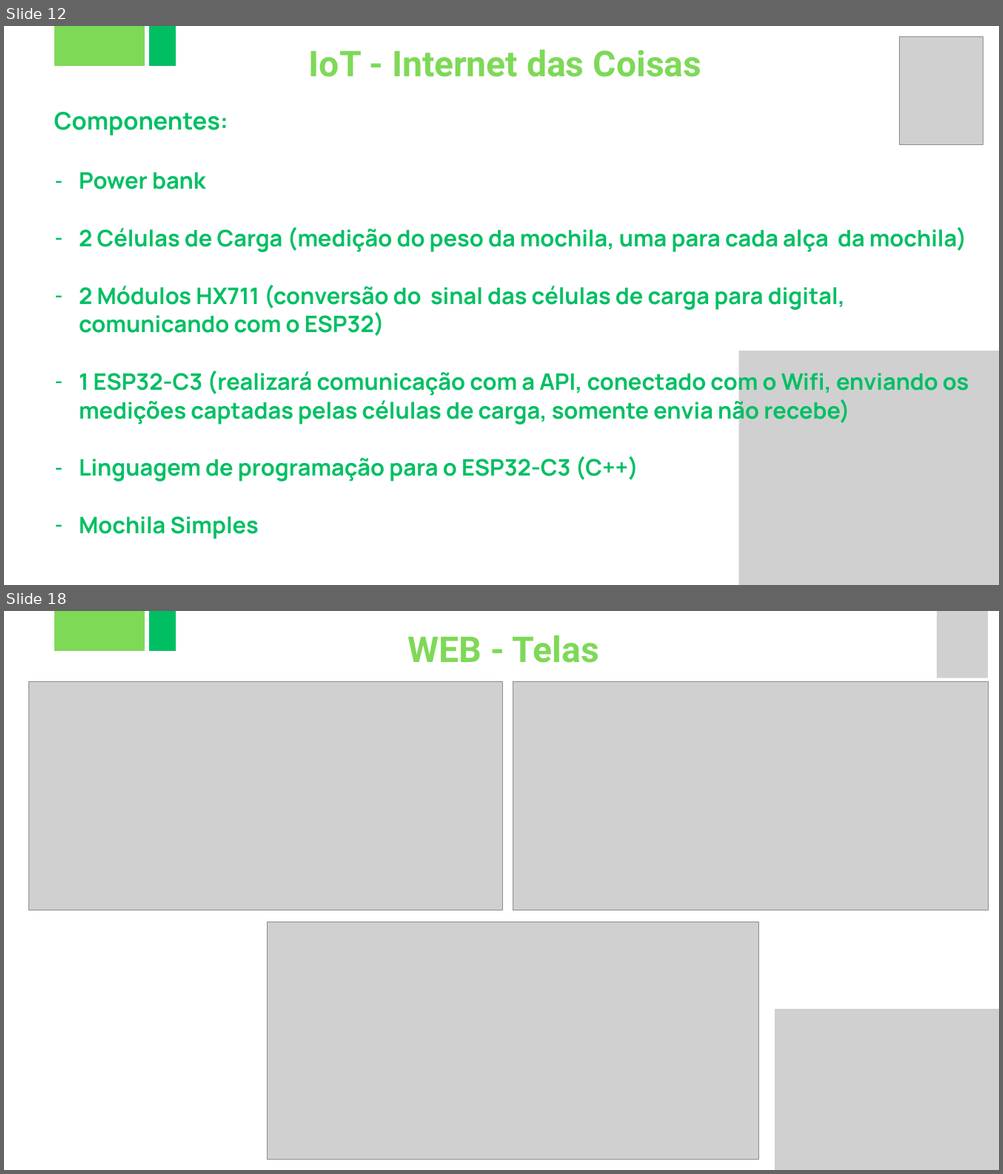
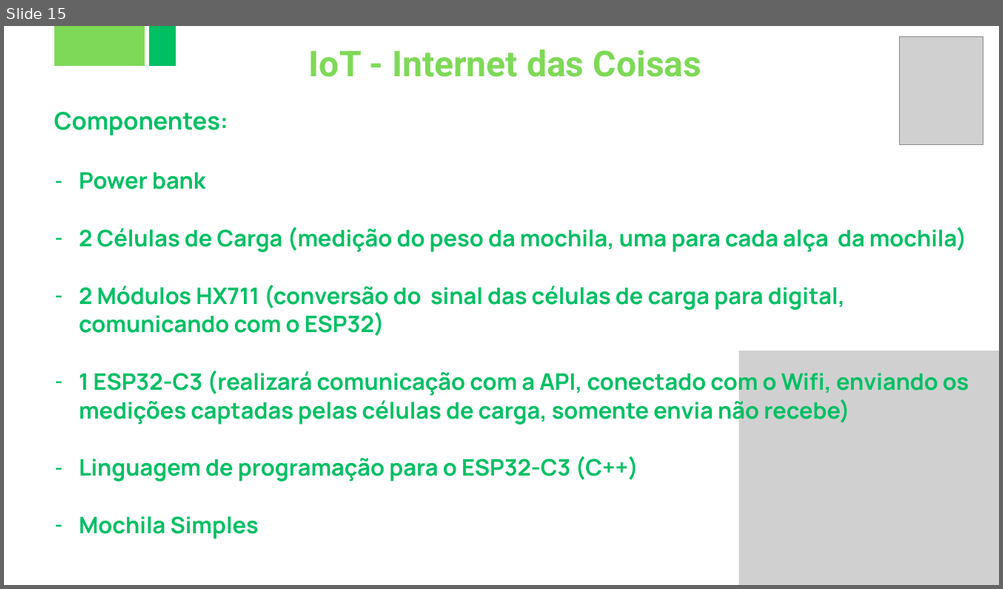
Before and after one commit to FatecFranca/DSM-G06-PI4-2025-2, a slide deck: 2-Apresentação-PI-4-Semestre.pptx. Shown one above the other, each under a label of ours: slides 12 and 18 before the commit, slide 15 after it; the slides between them are not shown. The pictures are 1003x1174 and 1003x589 pixels, drawn with LibreOffice and Linux fonts; fonts in the diff are those of the drawing; grey boxes stand for pictures. Boxes give left, top, right and bottom in pixels: in the first picture for what was removed or moved away, otherwise in the second. Text is boxed around its words. In the diff, an @@ line names an element or a change of style, - is before the commit and + after.

Commit message:
API & MOBILE | Atualização de Rotas - Inclusão de Índice | Adpataçaõ de telas para as rotas alteradas | Melhor Performance

```diff
--- a/2-Apresentação-PI-4-Semestre.pptx
+++ b/2-Apresentação-PI-4-Semestre.pptx
@@ slide 18 removed at box(4, 611, 999, 1170), background #FFFFFF @@
@@ freeform shape removed at box(54, 611, 145, 651) @@
@@ freeform shape removed at box(149, 611, 176, 651) @@
@@ picture removed at box(936, 611, 987, 678) @@
@@ text removed at box(408, 635, 599, 663) @@
-WEB - Telas
@@ picture removed at box(29, 681, 503, 911) @@
@@ picture removed at box(512, 681, 987, 911) @@
@@ picture removed at box(267, 923, 758, 1160) @@
@@ picture removed at box(774, 1009, 999, 1170) @@
@@ what was slide 12 is now slide 15 @@
```
Also in this commit, not shown: 3 slides changed, 3 slides added, 4 other slides removed, 40 other files.
